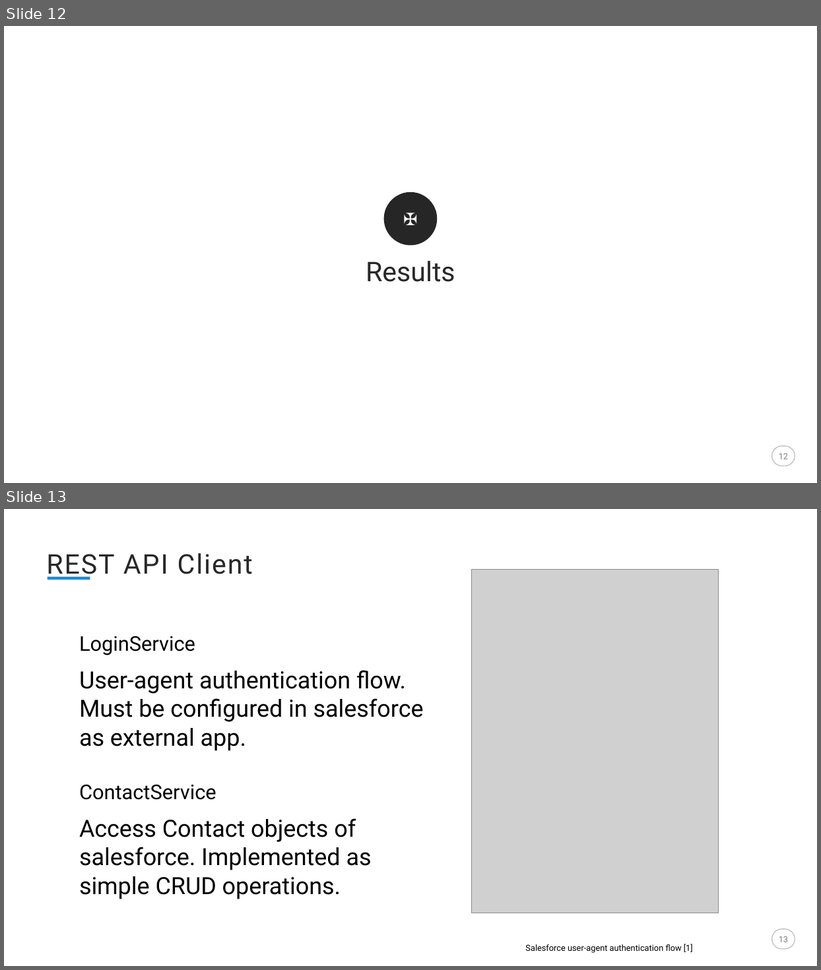
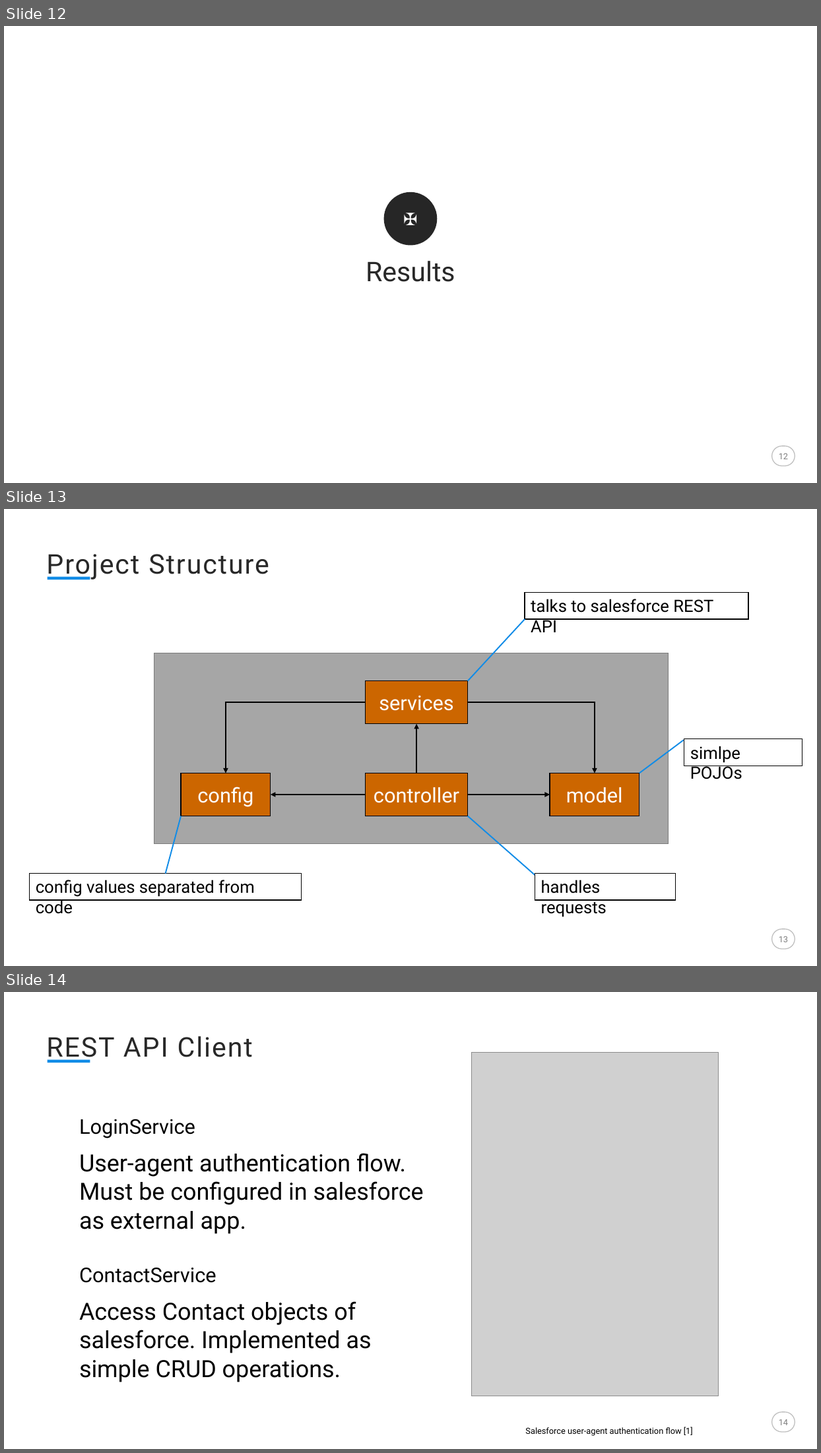
Before and after one commit to EIS-Bonn/MA-INF3232-Lab-SS2015, a slide deck: GroupF/Presentations/Final Presentation.pptx. Shown one above the other, each under a label of ours: slides 12 and 13 before the commit, slides 12, 13 and 14 after it. The pictures are 821x970 and 821x1453 pixels, drawn with LibreOffice and Linux fonts; fonts in the diff are those of the drawing; grey boxes stand for pictures. Boxes give left, top, right and bottom in pixels: in the first picture for what was removed or moved away, otherwise in the second. Text is boxed around its words. In the diff, an @@ line names an element or a change of style, - is before the commit and + after.

Commit message:
added project structure slide

```diff
--- a/GroupF/Presentations/Final Presentation.pptx
+++ b/GroupF/Presentations/Final Presentation.pptx
@@ slide 13 added at box(4, 509, 817, 966), background #FFFFFF; not listed: 2 template elements that a slide beside it also shows @@
@@ text added at box(46, 554, 269, 580), 32 pt, text #282828 @@
+Project Structure
@@ rectangle added at box(525, 593, 748, 619), fill #FFFFFF, outline #000000 1 pt, 20 pt, text #000000 @@
+talks to salesforce REST API
@@ line added from (467, 681) to (525, 619), #118CE7 1.5 pt @@
@@ group added at box(154, 654, 668, 844): 5 rectangles, 4 elbow arrows, 1 arrow @@
+config
+model
+controller
+services
@@ line added from (640, 773) to (684, 740), #118CE7 1.5 pt @@
@@ rectangle added at box(684, 739, 803, 766), fill #FFFFFF, outline #000000 1 pt, 20 pt, text #000000 @@
+simlpe POJOs
@@ line added from (181, 817) to (166, 874), #118CE7 1.5 pt @@
@@ line added from (467, 817) to (538, 877), #118CE7 1.5 pt @@
@@ rectangle added at box(30, 874, 302, 900), fill #FFFFFF, outline #000000 1 pt, 20 pt, text #000000 @@
+config values separated from code
@@ rectangle added at box(535, 874, 676, 900), fill #FFFFFF, outline #000000 1 pt, 20 pt, text #000000 @@
+handles requests
@@ page number added at box(779, 937, 788, 943), 10 pt, text #808080 @@
+13
@@ what was slide 13 is now slide 14 @@
@@ page number at box(779, 1420, 788, 1426): text changed @@
-13
+14
```
Also in this commit, not shown: 3 slides changed.
